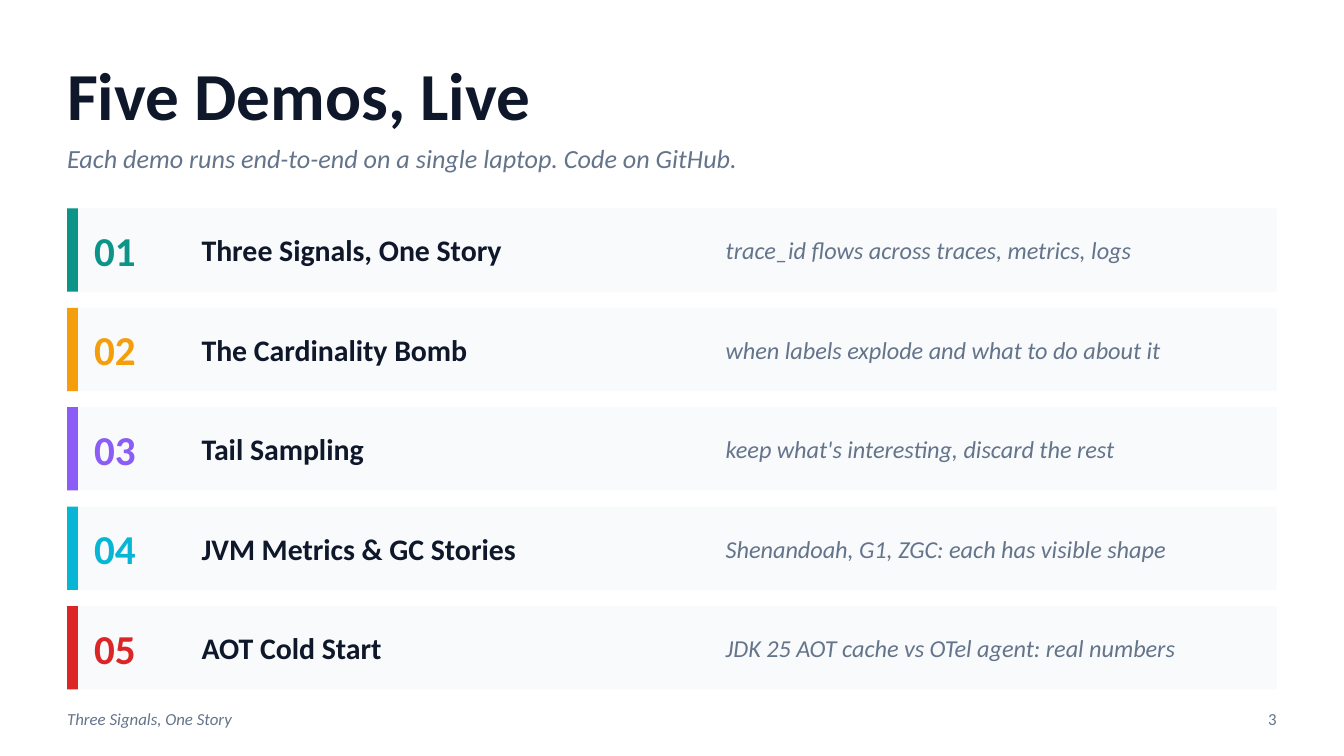
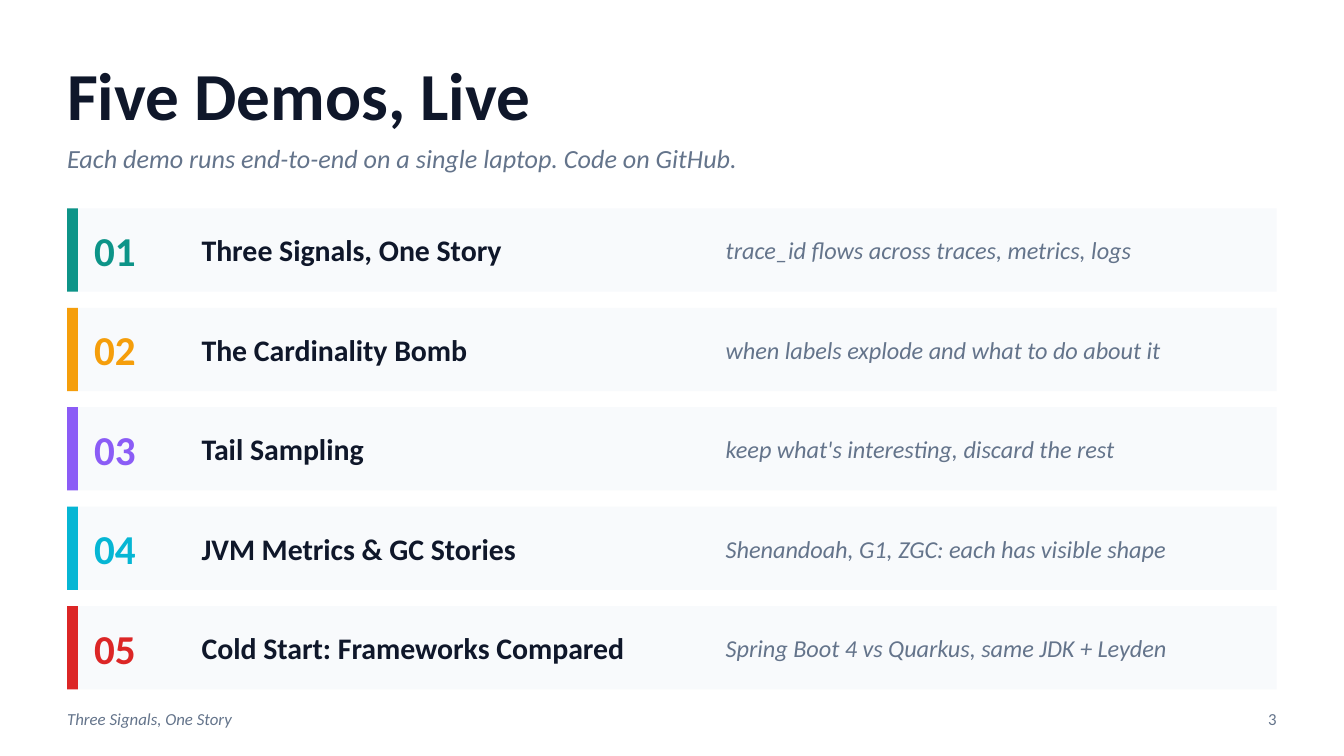
Before and after one commit to patterncatalyst/otel-observability-demos, a slide deck: slide 3 of presentation/three-signals-one-story.pptx. Drawn at 1344x756 pixels with LibreOffice and Linux fonts; fonts in the diff are those of the drawing. Boxes give left, top, right and bottom in pixels: in the first picture for what was removed or moved away, otherwise in the second. Text is boxed around its words. In the diff, an @@ line names an element or a change of style, - is before the commit and + after.

```diff
--- a/presentation/three-signals-one-story.pptx
+++ b/presentation/three-signals-one-story.pptx
@@ text at bbox=[202, 638, 624, 664]: text changed @@
-AOT Cold Start
+Cold Start: Frameworks Compared
@@ text at bbox=[726, 640, 1167, 661]: text changed @@
-JDK 25 AOT cache vs OTel agent: real numbers
+Spring Boot 4 vs Quarkus, same JDK + Leyden
```
Also in this commit, not shown: 8 other slides changed, 1 slide added.
